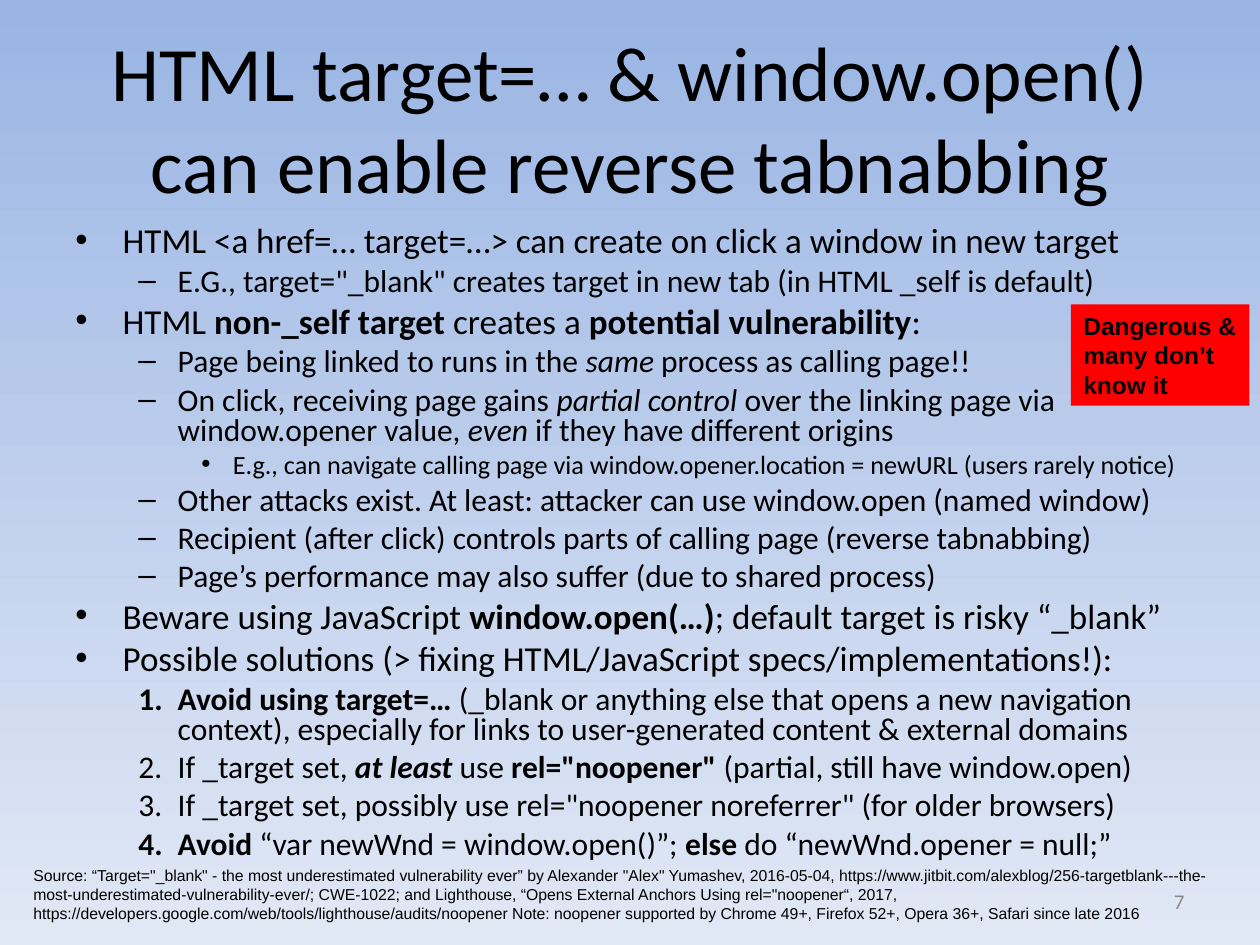
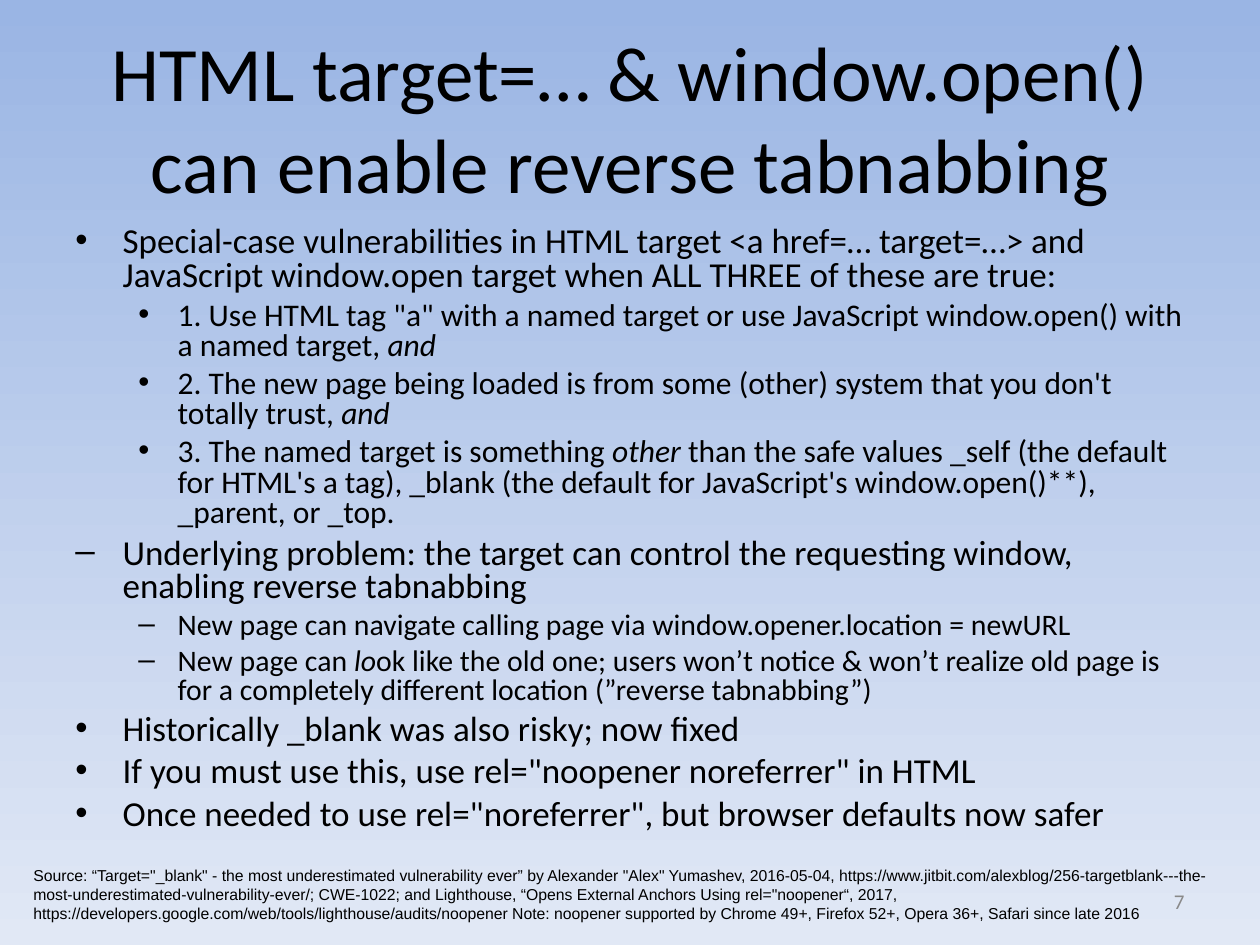
Before and after one commit to david-a-wheeler/david-a-wheeler.github.io, a slide deck: slide 7 of secure-class/presentations/Secure-Software-6-Output.ppt. Drawn at 1260x945 pixels with LibreOffice and Linux fonts; fonts in the diff are those of the drawing. Boxes give left, top, right and bottom in pixels: in the first picture for what was removed or moved away, otherwise in the second. Text is boxed around its words. In the diff, an @@ line names an element or a change of style, - is before the commit and + after.

```diff
--- a/secure-class/presentations/Secure-Software-6-Output.ppt
+++ b/secure-class/presentations/Secure-Software-6-Output.ppt
@@ text at [123,228,1182,831]: text changed; size 18 to 20 pt @@
-• HTML <a href=… target=…> can create on click a window in new target
-  – E.G., target="_blank" creates target in new tab (in HTML _self is default)
-• HTML non-_self target creates a potential vulnerability:
-  – Page being linked to runs in the same process as calling page!!
-  – On click, receiving page gains partial control over the linking page via window.opener value, even if they have different origins
-    • E.g., can navigate calling page via window.opener.location = newURL (users rarely notice)
-  – Other attacks exist. At least: attacker can use window.open (named window)
-  – Recipient (after click) controls parts of calling page (reverse tabnabbing)
-  – Page’s performance may also suffer (due to shared process)
-• Beware using JavaScript window.open(…); default target is risky “_blank”
-• Possible solutions (> fixing HTML/JavaScript specs/implementations!):
-  1. Avoid using target=… (_blank or anything else that opens a new navigation context), especially for links to user-generated content & external domains
-  2. If _target set, at least use rel="noopener" (partial, still have window.open)
-  3. If _target set, possibly use rel="noopener noreferrer" (for older browsers)
-  4. Avoid “var newWnd = window.open()”; else do “newWnd.opener = null;”
+• Special-case vulnerabilities in HTML target <a href=… target=…> and JavaScript window.open target when ALL THREE of these are true:
+  • 1. Use HTML tag "a" with a named target or use JavaScript window.open() with a named target, and
+  • 2. The new page being loaded is from some (other) system that you don't totally trust, and
+  • 3. The named target is something other than the safe values _self (the default for HTML's a tag), _blank (the default for JavaScript's window.open()**), _parent, or _top.
+– Underlying problem: the target can control the requesting window, enabling reverse tabnabbing
+  – New page can navigate calling page via window.opener.location = newURL
+  – New page can look like the old one; users won’t notice & won’t realize old page is for a completely different location (”reverse tabnabbing”)
+• Historically _blank was also risky; now fixed
+• If you must use this, use rel="noopener noreferrer" in HTML
+• Once needed to use rel="noreferrer", but browser defaults now safer
@@ rectangle removed at [1071,305,1250,406] @@
-Dangerous & many don’t know it
```
Also in this commit, not shown: 1 other slide changed.
